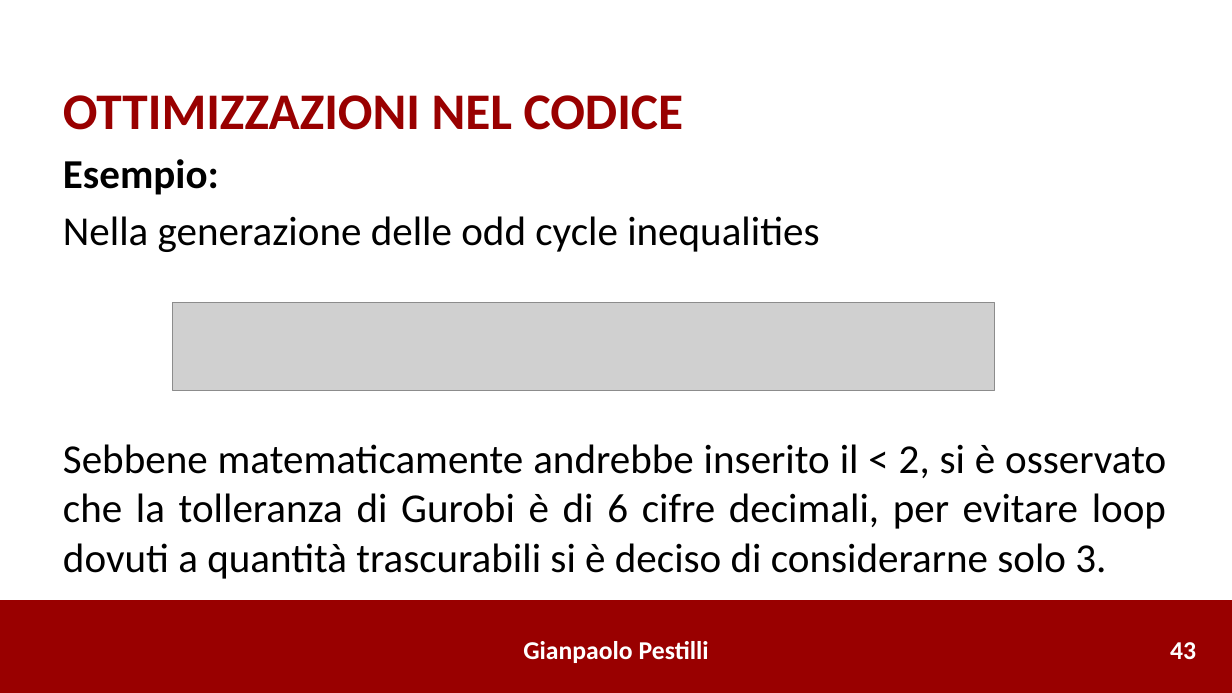
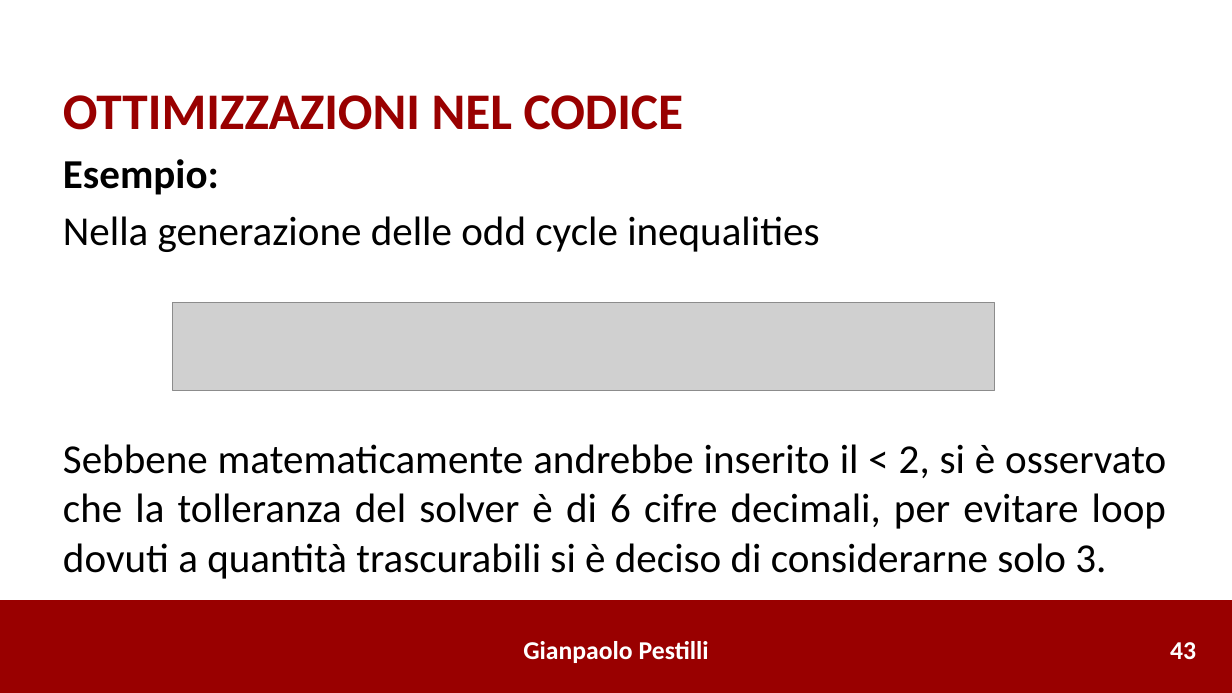
Before and after one commit to gianpaolo-pestilli/amod_project, a slide deck: slide 45 of Risultati_0386492.pptx. Drawn at 1232x693 pixels with LibreOffice and Linux fonts; fonts in the diff are those of the drawing; grey boxes stand for pictures. Boxes give left, top, right and bottom in pixels: in the first picture for what was removed or moved away, otherwise in the second. Text is boxed around its words. In the diff, an @@ line names an element or a change of style, - is before the commit and + after.

```diff
--- a/Risultati_0386492.pptx
+++ b/Risultati_0386492.pptx
@@ text at [63, 444, 1166, 579]: text changed @@
-Sebbene matematicamente andrebbe inserito il < 2, si è osservato che la tolleranza di Gurobi è di 6 cifre decimali, per evitare loop dovuti a quantità trascurabili si è deciso di considerarne solo 3.
+Sebbene matematicamente andrebbe inserito il < 2, si è osservato che la tolleranza del solver è di 6 cifre decimali, per evitare loop dovuti a quantità trascurabili si è deciso di considerarne solo 3.
```
Also in this commit, not shown: 14 other slides changed, 3 slides added.
